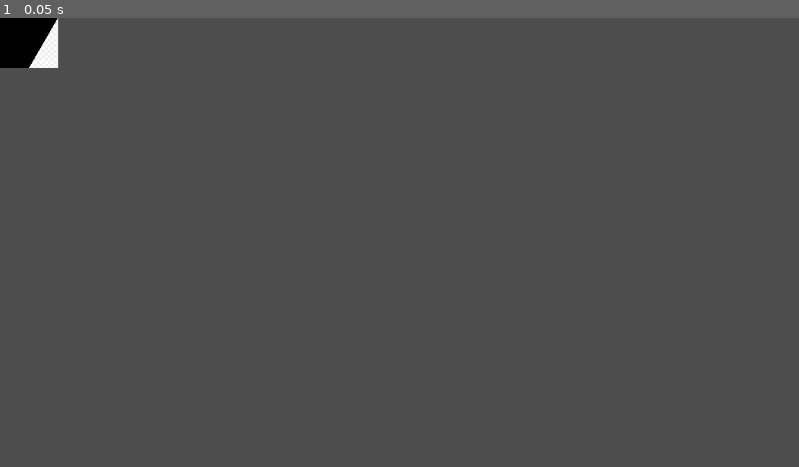
Above: before the commit, frame 1.
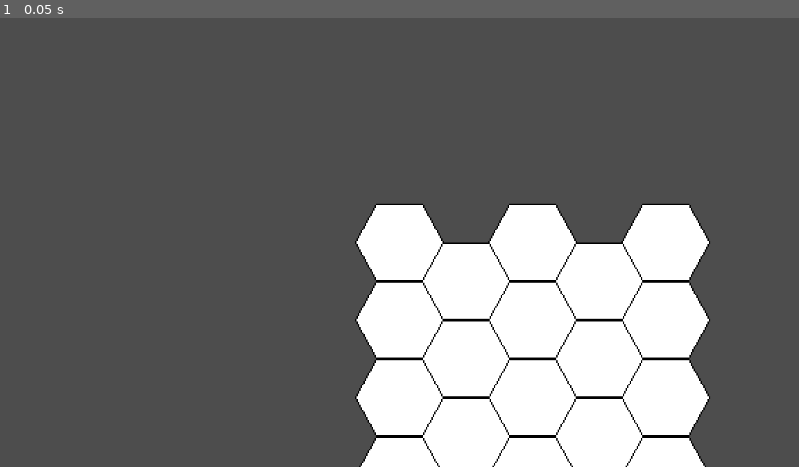
Above: after the commit, the same moment.

Repository: jy4be/gamejam-2025
Game: Godot game, scene res://root.tscn
Same seed, same stepped clock (60 frames per second), same inputs: the game is played once before the commit and once after it.
Inputs:
- Up to frame 1 (0.05 s): no input

The runs differ from the first frame. In frame 1, 24% of the frame differs, in the area x 0-89%, y 0-100%.

Commit message:
Basic foundation for map display

Diff:
--- a/Tile.gd
+++ b/Tile.gd
@@ -1,8 +1,9 @@
-extends Node
+extends Node2D
 class_name Tile
 
 @onready var sprite: Sprite2D = $Sprite2D
 
 
 func getSize() -> Vector2i:
+	print(sprite)
 	return Vector2i(sprite.get_rect().size)
--- a/map.gd
+++ b/map.gd
@@ -12,9 +12,19 @@
 	x = sizeX
 	y = sizeY
 	var scene: Resource = load("res://tile.tscn")
-	var instance = scene.instantiate()
-	add_child(instance)
-	#for n in range(x*y):
+
+	for yPos in range(y):
+		for xPos in range(x):
+			var instance:Tile = scene.instantiate()
+			add_child(instance)
+			var yOffset = 0
+			if (xPos % 2) == 1:
+				yOffset = instance.getSize().y / 2
+
+			instance.transform = instance.transform.translated(
+				Vector2(xPos * instance.getSize().x/4*3,yPos * instance.getSize().y + yOffset))
+			mapBuffer.append(instance)
+
 
 func getTile(x, y):
 	pass
@@ -24,4 +34,4 @@
 
 
 func _on_ready() -> void:
-	generate(0,0)
+	generate(5,5)
--- a/project.godot
+++ b/project.godot
@@ -14,3 +14,7 @@
 run/main_scene="uid://dte8xkav6c04v"
 config/features=PackedStringArray("4.5", "Forward Plus")
 config/icon="res://icon.svg"
+
+[rendering]
+
+textures/canvas_textures/default_texture_filter=0
--- a/root.tscn
+++ b/root.tscn
@@ -7,4 +7,7 @@
 [node name="Map" type="Node2D" parent="."]
 script = ExtResource("1_pq8q7")
 
+[node name="Camera2D" type="Camera2D" parent="."]
+zoom = Vector2(2, 2)
+
 [connection signal="ready" from="Map" to="Map" method="_on_ready"]
--- a/tile.tscn
+++ b/tile.tscn
@@ -1,14 +1,13 @@
 [gd_scene load_steps=3 format=3 uid="uid://csjctkn23kt3h"]
 
 [ext_resource type="Script" uid="uid://dpi2lser1kf0v" path="res://Tile.gd" id="1_n3f48"]
-[ext_resource type="Texture2D" uid="uid://ddhmscvv067rl" path="res://Assets/hexagon_test.png" id="2_vx4y2"]
+[ext_resource type="Texture2D" uid="uid://bp1m8cp78yqws" path="res://Assets/Bestagon.png" id="2_vx4y2"]
 
 [node name="Tile" type="Node2D"]
 script = ExtResource("1_n3f48")
 
 [node name="Sprite2D" type="Sprite2D" parent="."]
 texture_filter = 1
-scale = Vector2(0.2, 0.2)
 texture = ExtResource("2_vx4y2")
 region_enabled = true
-region_rect = Rect2(0, 68, 840, 722)
+region_rect = Rect2(0, 4, 64, 56)
Renamed: Bestagon.png -> Assets/Bestagon.png
Not shown, added: Assets/Bestagon.png.import
Not shown: 1 places in test_2.tscn that only renumber resources
